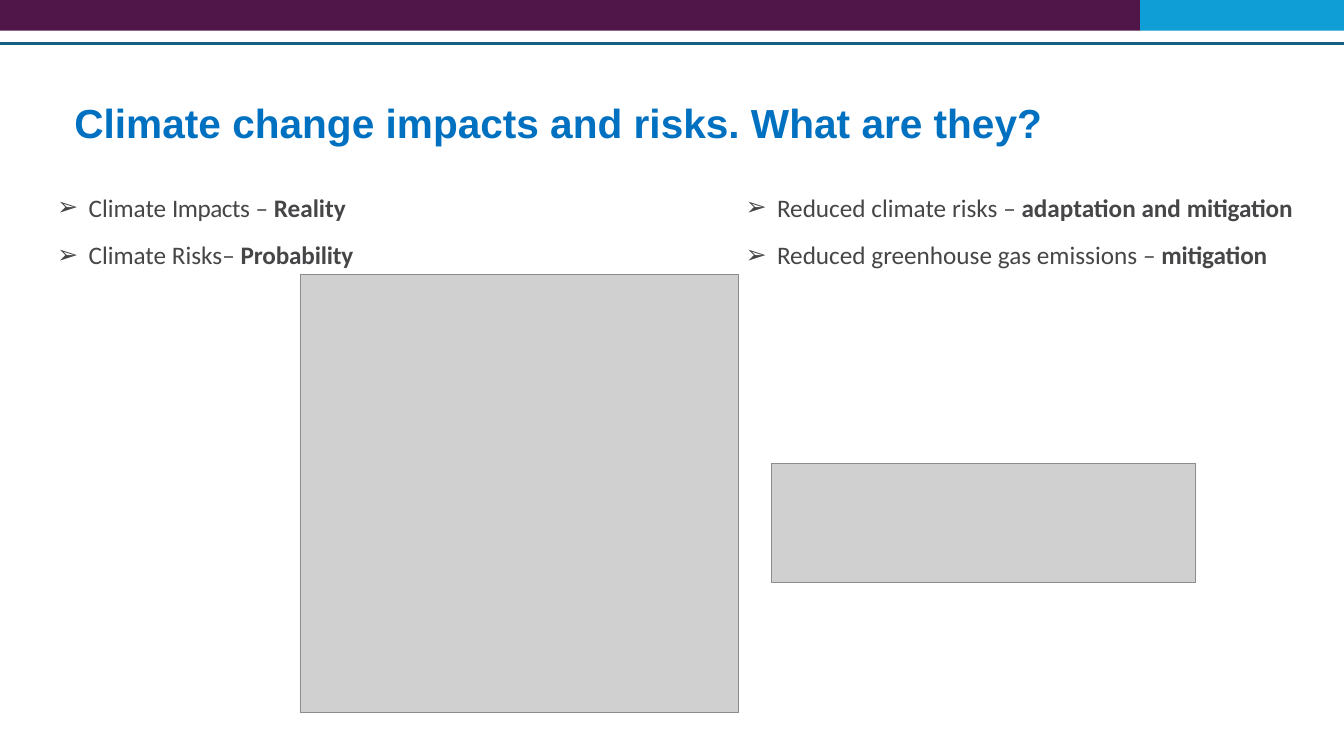
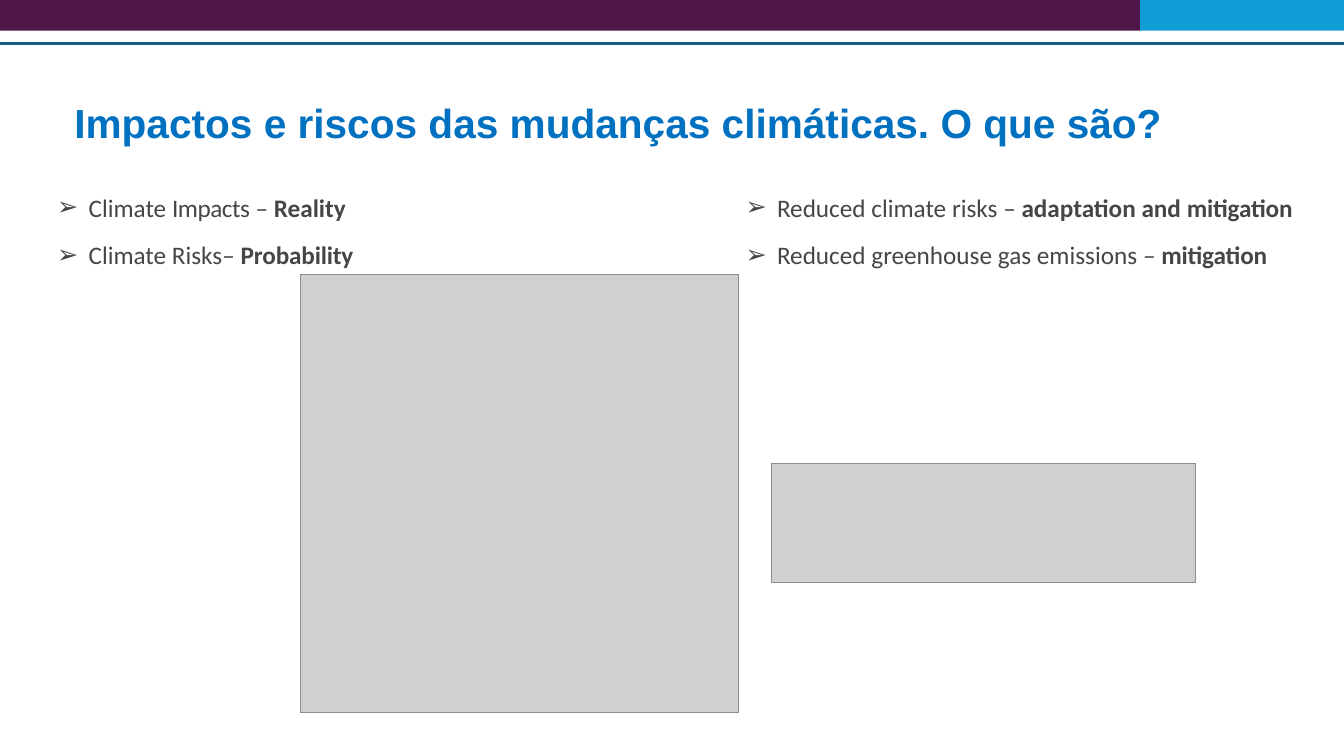
Before and after one commit to Risk-Team/trainings, a slide deck: slide 20 of STP/presentations/GCF and climate change adaptation concepts.pptx. Drawn at 1344x756 pixels with LibreOffice and Linux fonts; fonts in the diff are those of the drawing; grey boxes stand for pictures. Boxes give left, top, right and bottom in pixels: in the first picture for what was removed or moved away, otherwise in the second. Text is boxed around its words. In the diff, an @@ line names an element or a change of style, - is before the commit and + after.

```diff
--- a/STP/presentations/GCF and climate change adaptation concepts.pptx
+++ b/STP/presentations/GCF and climate change adaptation concepts.pptx
@@ title at <box>74,108,1162,145</box>: text changed @@
-Climate change impacts and risks. What are they?
+Impactos e riscos das mudanças climáticas. O que são?
```
Also in this commit, not shown: 2 other slides changed, 4 slides added, 3 slides removed.
